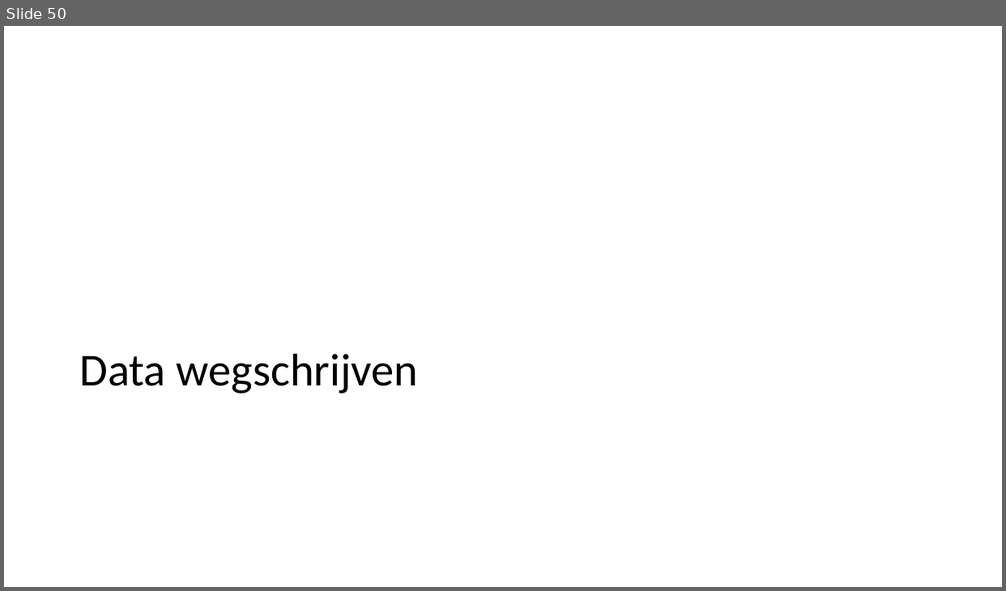
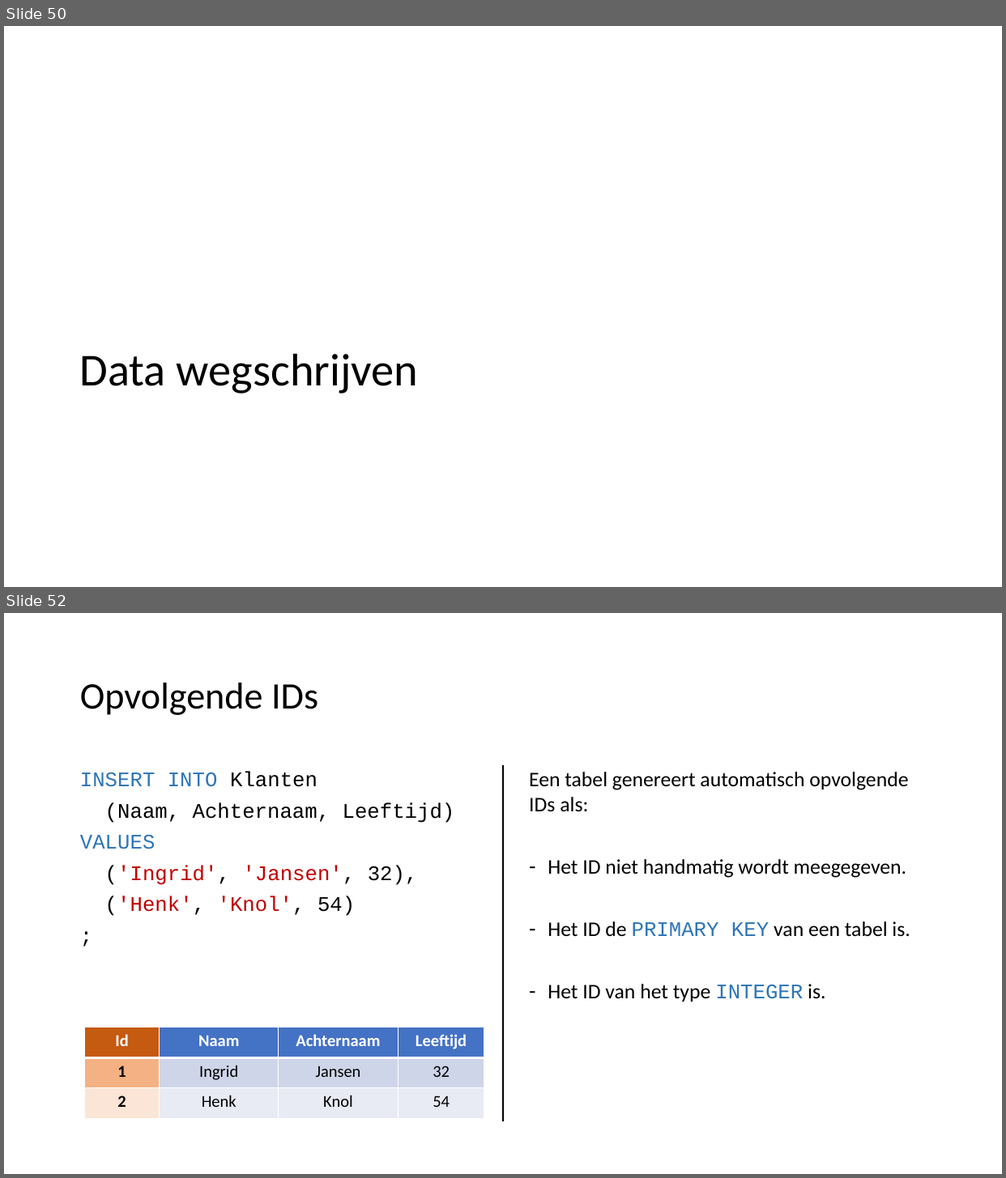
Before and after one commit to LFKoning/knowledge-sharing, a slide deck: sql_course/1_basics/1_basics.pptx. Shown one above the other, each under a label of ours: slide 50 before the commit, slides 50 and 52 after it; the slides between them are not shown. The pictures are 1006x591 and 1006x1178 pixels, drawn with LibreOffice and Linux fonts; fonts in the diff are those of the drawing. Boxes give left, top, right and bottom in pixels: in the first picture for what was removed or moved away, otherwise in the second. Text is boxed around its words. In the diff, an @@ line names an element or a change of style, - is before the commit and + after.

```diff
--- a/sql_course/1_basics/1_basics.pptx
+++ b/sql_course/1_basics/1_basics.pptx
@@ slide 52 added at (x1=4, y1=613, x2=1002, y2=1174), background #FFFFFF @@
@@ title added at (x1=80, y1=683, x2=318, y2=715), 36 pt, text #000000 @@
+Opvolgende IDs
@@ text added at (x1=80, y1=771, x2=455, y2=916), 20 pt, text #000000 @@
+INSERT INTO Klanten
+(Naam, Achternaam, Leeftijd)
+VALUES
+('Ingrid', 'Jansen', 32),
+('Henk', 'Knol', 54)
+;
@@ line added from (503, 766) to (503, 1122), #000000 1.5 pt @@
@@ text added at (x1=529, y1=772, x2=910, y2=1002), 20 pt, text #000000 @@
+Een tabel genereert automatisch opvolgende IDs als:
+– Het ID niet handmatig wordt meegegeven.
+– Het ID de PRIMARY KEY van een tabel is.
+– Het ID van het type INTEGER is.
@@ table added at (x1=85, y1=1028, x2=484, y2=1119), 3 rows, 4 columns @@
+Id | Naam | Achternaam | Leeftijd
+1 | Ingrid | Jansen | 32
+2 | Henk | Knol | 54
```
Also in this commit, not shown: 1 slide changed, 11 other slides added, 4 other files.
